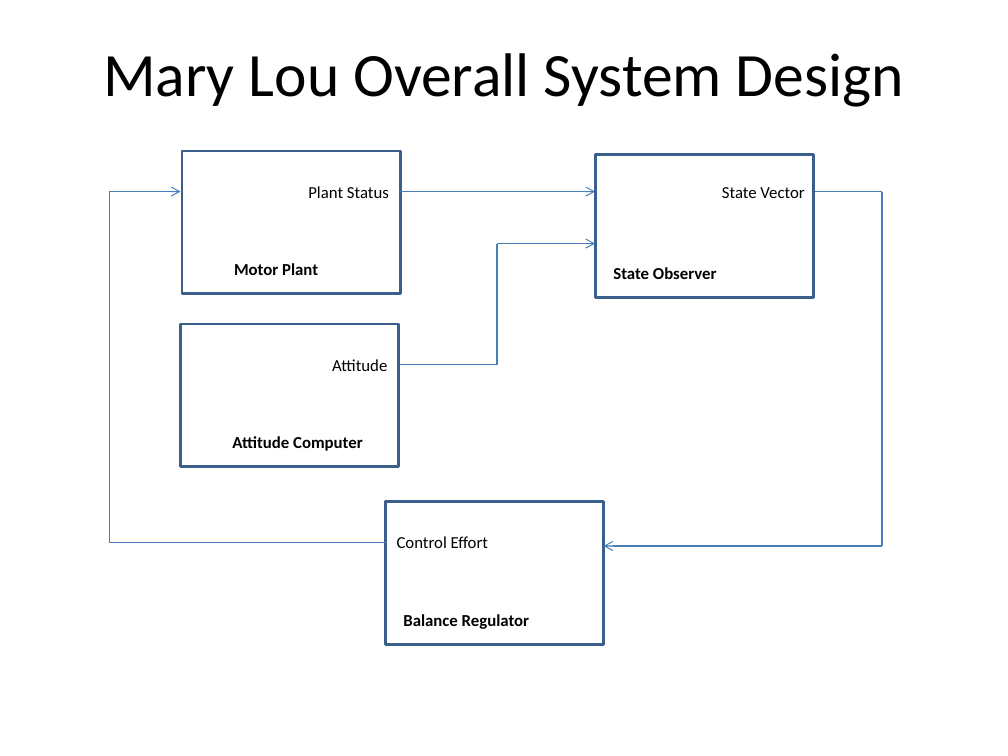
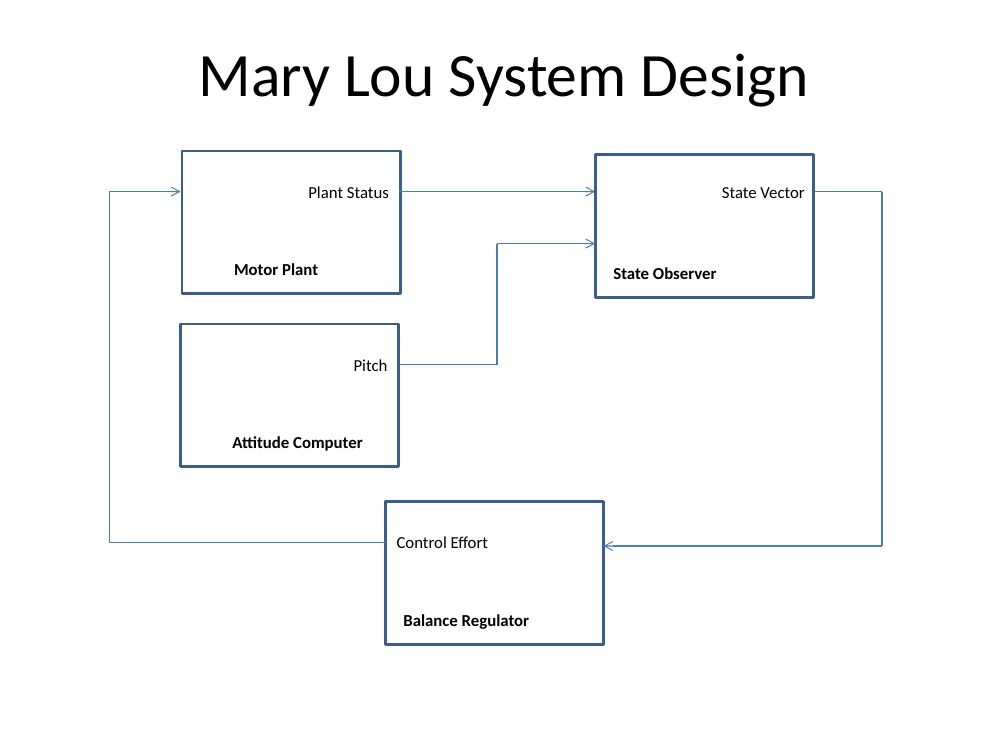
Before and after one commit to zacsketches/MaryLou, a slide deck: slide 2 of Datasheets/Gyro_system.pptx. Drawn at 1008x756 pixels with LibreOffice and Linux fonts; fonts in the diff are those of the drawing. Boxes give left, top, right and bottom in pixels: in the first picture for what was removed or moved away, otherwise in the second. Text is boxed around its words. In the diff, an @@ line names an element or a change of style, - is before the commit and + after.

Commit message:
updated System Design graphic

```diff
--- a/Datasheets/Gyro_system.pptx
+++ b/Datasheets/Gyro_system.pptx
@@ title at (x1=198, y1=53, x2=809, y2=107): text changed @@
-Mary Lou Overall System Design
+Mary Lou System Design
@@ text at (x1=354, y1=359, x2=388, y2=371): text changed @@
-Attitude
+Pitch
```
